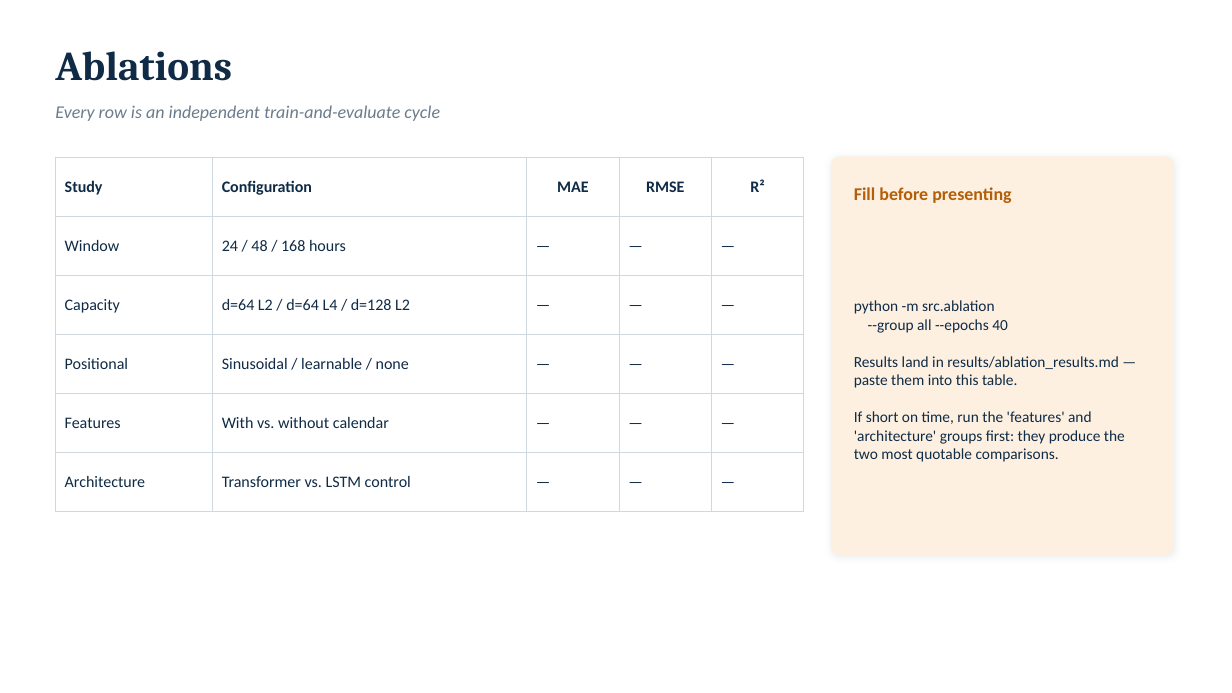
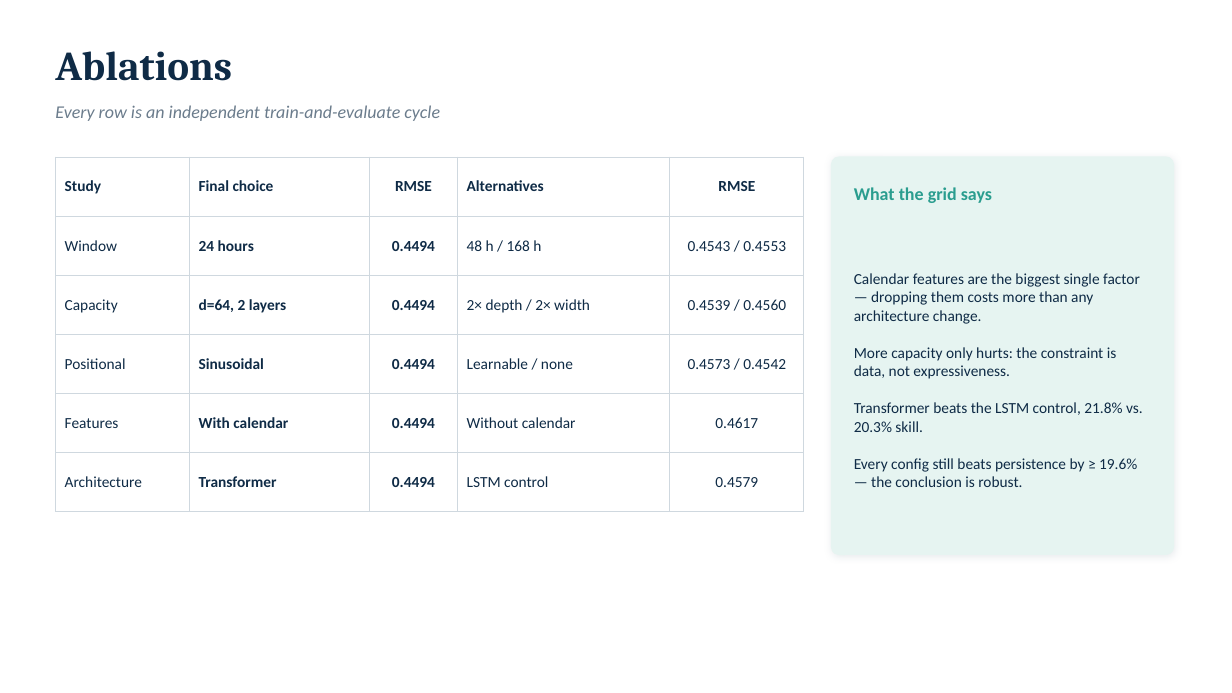
Before and after one commit to Ciaracam/612-Group-Project, a slide deck: slide 12 of presentation/MSML612_final_presentation.pptx. Drawn at 1232x693 pixels with LibreOffice and Linux fonts; fonts in the diff are those of the drawing. Boxes give left, top, right and bottom in pixels: in the first picture for what was removed or moved away, otherwise in the second. Text is boxed around its words. In the diff, an @@ line names an element or a change of style, - is before the commit and + after.

```diff
--- a/presentation/MSML612_final_presentation.pptx
+++ b/presentation/MSML612_final_presentation.pptx
@@ table at box(55, 157, 804, 491) @@
-row 1: Study | Configuration | MAE | RMSE | R²
+row 1: Study | Final choice | RMSE | Alternatives | RMSE
-row 2: Window | 24 / 48 / 168 hours | — | — | —
+row 2: Window | 24 hours | 0.4494 | 48 h / 168 h | 0.4543 / 0.4553
-row 3: Capacity | d=64 L2 / d=64 L4 / d=128 L2 | — | — | —
+row 3: Capacity | d=64, 2 layers | 0.4494 | 2× depth / 2× width | 0.4539 / 0.4560
-row 4: Positional | Sinusoidal / learnable / none | — | — | —
+row 4: Positional | Sinusoidal | 0.4494 | Learnable / none | 0.4573 / 0.4542
-row 5: Features | With vs. without calendar | — | — | —
+row 5: Features | With calendar | 0.4494 | Without calendar | 0.4617
-row 6: Architecture | Transformer vs. LSTM control | — | — | —
+row 6: Architecture | Transformer | 0.4494 | LSTM control | 0.4579
@@ size 12.5 to 12 pt in "Study", "Window", "Capacity", "Positional" and 2 more places @@
@@ rounded rectangle at box(832, 157, 1174, 555): fill #FDF0E1 to #E6F4F1; outline #FDF0E1 1 pt to #E6F4F1 1 pt @@
@@ text at box(854, 187, 992, 203): text changed; text colour #B35F0A to #2A9D8F @@
-Fill before presenting
+What the grid says
@@ text at box(854, 273, 1143, 487): text changed @@
-python -m src.ablation
---group all --epochs 40
-Results land in results/ablation_results.md — paste them into this table.
-If short on time, run the 'features' and 'architecture' groups first: they produce the two most quotable comparisons.
+Calendar features are the biggest single factor — dropping them costs more than any architecture change.
+More capacity only hurts: the constraint is data, not expressiveness.
+Transformer beats the LSTM control, 21.8% vs. 20.3% skill.
+Every config still beats persistence by ≥ 19.6% — the conclusion is robust.
```
Also in this commit, not shown: 20 other files.
